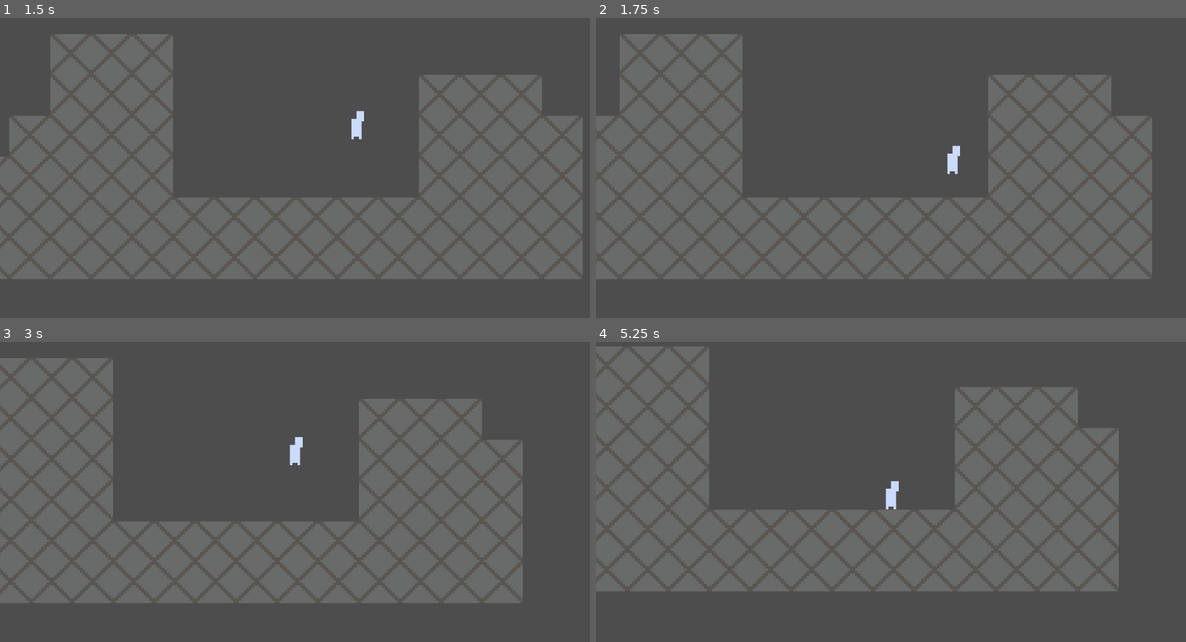
Above: before the commit, frames 1-4 (two rows, left to right).
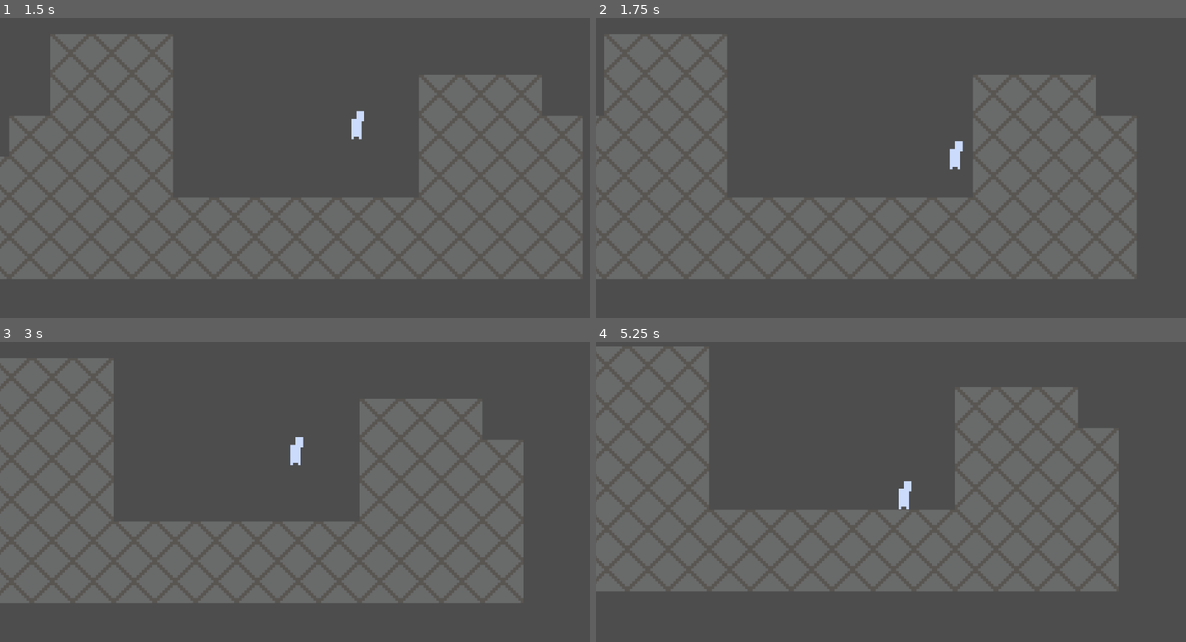
Above: after the commit, the same moments.

Repository: asdwhalo/1-gunprojesi
Game: Godot game, scene res://sidescrol/basic2dsidescroltemplate/game.tscn
The game is run twice, just before and just after one commit, with the same random seed, the same clock (stepped at 60 frames per second) and the same inputs.
Inputs (mouse positions are in pixels of both pictures, inside the frame that each line leads up to):
- Up to frame 1 (1.5 s): tap Enter (enter) at 0.5, 0.8, 1.35 s; move the mouse to (424, 135) at 0.52 s; hold Space (accept) 0.53-1.28 s; hold D (right) from 0.53 s (still down); tap W (up) at 0.77 s; move the mouse to (177, 168) at 1.27 s
- Up to frame 2 (1.75 s): keep holding D (right); tap W (up) at 1.52 s; tap Shift (shift, bound only after the commit) at 1.55 s
- Up to frame 3 (3 s): move the mouse to (354, 405) at 2.02 s; release D (right) at 2.03 s; hold A (left) 2.03-2.78 s; hold Space (accept) 2.03-2.78 s; tap Shift (shift, bound only after the commit) at 2.1 s; move the mouse to (265, 543) at 2.77 s; hold D (right) from 2.78 s (still down); tap Space (accept) at 2.85 s
- Up to frame 4 (5.25 s): tap W (up) at 3.02, 3.77, 4.52 s; tap Enter (enter) at 3.05, 3.6 s; move the mouse to (1068, 525) at 3.52 s; tap Shift (shift, bound only after the commit) at 3.8, 5.1 s; tap Space (accept) at 4.25, 4.55 s; move the mouse to (714, 426) at 4.27 s; release D (right) at 4.28 s; hold A (left) 4.28-5.03 s; click (714, 426) at 4.35 s; move the mouse to (920, 477) at 5.02 s; hold D (right) from 5.03 s (still down)

Frame 1 is identical in both runs. In frame 2, 3.7% of the frame differs, in the area x 1-95%, y 5-87%; in frame 3, 0.1%; in frame 4, 0.3%.

Commit message:
some movement fetures

Diff:
--- a/lowlevelfpsithink/main.gd
+++ b/lowlevelfpsithink/main.gd
@@ -1,4 +1,5 @@
 extends Node2D
+
 
 
 var map:PackedInt32Array = [
@@ -8,9 +9,11 @@
 ]
 
 
+
 var starting_position:int = 1
 var player_position:int
 var view:PackedInt32Array = []
+
 
 
 func _init():
@@ -18,13 +21,13 @@
 
 
 func calculate_view()->void:
-    view[0] = player_position - 1 #sağ
+    view[0] = player_position - 1 # sağ
     view[1] = player_position + 4 # karşı
     view[2] = player_position + 1 # sol
+    view[3] = player_position - 4 # arka
 
 
 # FIXME burasını düzelt :-)
-
 func rotate_to(is_left:bool)->void:
     calculate_view()
     if is_left:
--- a/project.godot
+++ b/project.godot
@@ -68,6 +68,11 @@
 "events": [Object(InputEventMouseButton,"resource_local_to_scene":false,"resource_name":"","device":-1,"window_id":0,"a …(256 unchanged characters)…
 ]
 }
+shift={
+"deadzone": 0.2,
+"events": [Object(InputEventKey,"resource_local_to_scene":false,"resource_name":"","device":-1,"window_id":0,"alt_pressed":false,"shift_pressed":false,"ctrl_pressed":false,"meta_pressed":false,"pressed":false,"keycode":0,"physical_keycode":4194325,"key_label":0,"unicode":0,"location":0,"echo":false,"script":null)
+]
+}
 
 [rendering]
 
--- a/sidescrol/basic2dsidescroltemplate/interacable_object.gd
+++ b/sidescrol/basic2dsidescroltemplate/interacable_object.gd
@@ -16,4 +16,4 @@
 
 
 func on_interac():
-	pass
+	print("interaced")
--- a/sidescrol/basic2dsidescroltemplate/player.gd
+++ b/sidescrol/basic2dsidescroltemplate/player.gd
@@ -2,25 +2,69 @@
 extends CharacterBody2D
 class_name Basic2DSideController
 
-@export var speed:float = 2500
+@export var normal_speed:float = 2500
 @export var jump_vel:float = 100.0
 @export var max_vel:float = 100
+@export var dash_cooldown:float = 2.0
 @export var jump_amount:float = 10
+@export var dash_to_normal_timer:float = 0.75
+@export var speed_state:CurrentSpeedState = CurrentSpeedState.NORMAL
+@export var dash_speed:float= 3000
+@export var current_gravity_state:GravityState = GravityState.NORMAL
 
+enum MovementState{
+	DASH,
+	GROUND,
+	AIR
+}
+
+enum CurrentSpeedState{
+	DASH,
+	NORMAL
+}
+enum GravityState{
+	DASH = 0 ,
+	NORMAL = 100
+}
 var max_air_time := 10.0
 var accel_time := 1.0
 var max_accel := 3000
-var normal_speed := 1000
 var accel_timer := 0.0
 var jump_timer:float = 0.0
 var direction:float
+var current_speed:float
+var can_dash:bool = true
 
 @onready var spr: Sprite2D = $Sprite2D
 @onready var interaction_area: Area2D = $interactionArea
-
+@onready var dash_timer: Timer = $dashTimer
+@onready var dash_cooldown_timer:Timer = $dashCooldown
 
 func jump(jump_velocity:float,delta:float = 1.0)->void:
 	velocity.y -= jump_velocity * delta
+
+
+func dash()->void:
+	if can_dash == false:
+		return
+	if speed_state == CurrentSpeedState.DASH:
+		print("you already dashin brö")
+		return
+	dash_timer.wait_time= dash_to_normal_timer
+	dash_timer.start()
+	speed_state = CurrentSpeedState.DASH
+	current_gravity_state = GravityState.DASH
+	await dash_timer.timeout
+	can_dash = false
+	dash_cooldown_timer.start()
+	current_gravity_state = GravityState.NORMAL
+	speed_state= CurrentSpeedState.NORMAL
+	await dash_cooldown_timer.timeout
+	can_dash = true
+
+
+
+
 
 func interac()->void:# etkileşim konseptini yaz
 
@@ -33,16 +77,27 @@
 		if Input.is_action_just_pressed("enter"):
 			area.get_interac.emit()
 			await area.get_interac
+			print("interaction on ${area}")
 			area.selected = false
 			continue
 
 func _physics_process(delta: float) -> void:
 
 	# tenaryler <true değeri> if <şart> else <false değeri>
+	match speed_state:
+		CurrentSpeedState.DASH:
+			current_speed= dash_speed
+		CurrentSpeedState.NORMAL:
+			current_speed = normal_speed
+	direction = Input.get_axis("left","right")
+	velocity.x = direction * current_speed * delta
 
-	direction = Input.get_axis("left","right")
-	velocity.x = direction *speed * delta
+	if Input.is_action_just_pressed("shift"):
+		dash()
 
+
+	if Input.is_action_just_pressed("enter"):
+		interac()
 	if Input.is_action_just_pressed("right"):
 		spr.flip_h = true
 		interaction_area.position.x = 7.0
@@ -52,7 +107,7 @@
 		interaction_area.position.x = -7.0
 
 	if not is_on_floor():
-		velocity.y += 100 * delta
+		velocity.y += current_gravity_state * delta
 		jump_timer += delta +0.93
 
 	else:
--- a/sidescrol/basic2dsidescroltemplate/player.tscn
+++ b/sidescrol/basic2dsidescroltemplate/player.tscn
@@ -11,6 +11,8 @@
 
 [node name="player" type="CharacterBody2D" unique_id=1669949586]
 script = ExtResource("1_onrkg")
+dash_to_normal_timer = 0.3
+dash_speed = 5000.0
 
 [node name="CollisionShape2D" type="CollisionShape2D" parent="." unique_id=1631530668]
 position = Vector2(0, -5)
@@ -26,3 +28,8 @@
 [node name="CollisionShape2D" type="CollisionShape2D" parent="interactionArea" unique_id=915899038]
 position = Vector2(0, 1)
 shape = SubResource("RectangleShape2D_4aurc")
+
+[node name="dashTimer" type="Timer" parent="." unique_id=296932123]
+one_shot = true
+
+[node name="dashCooldown" type="Timer" parent="." unique_id=1466036331]
